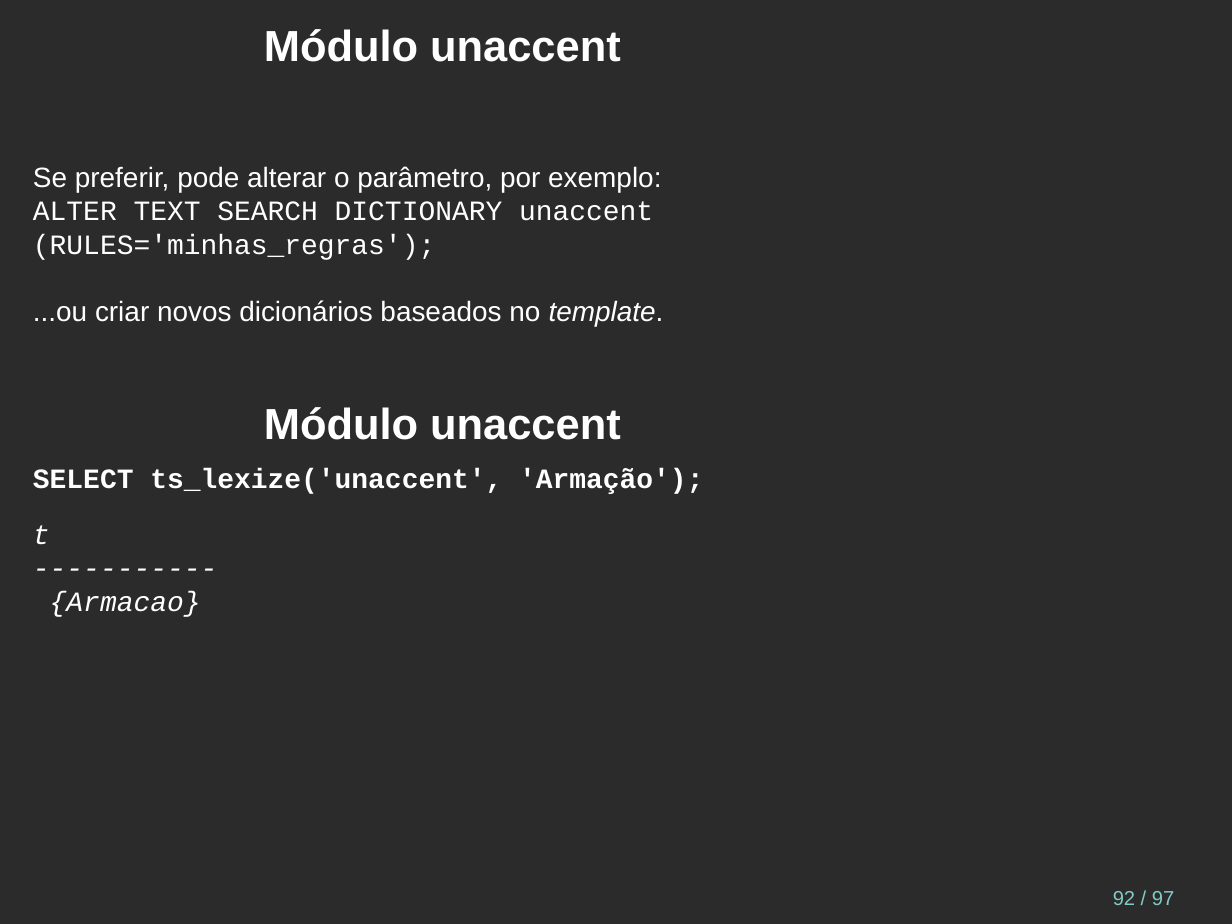
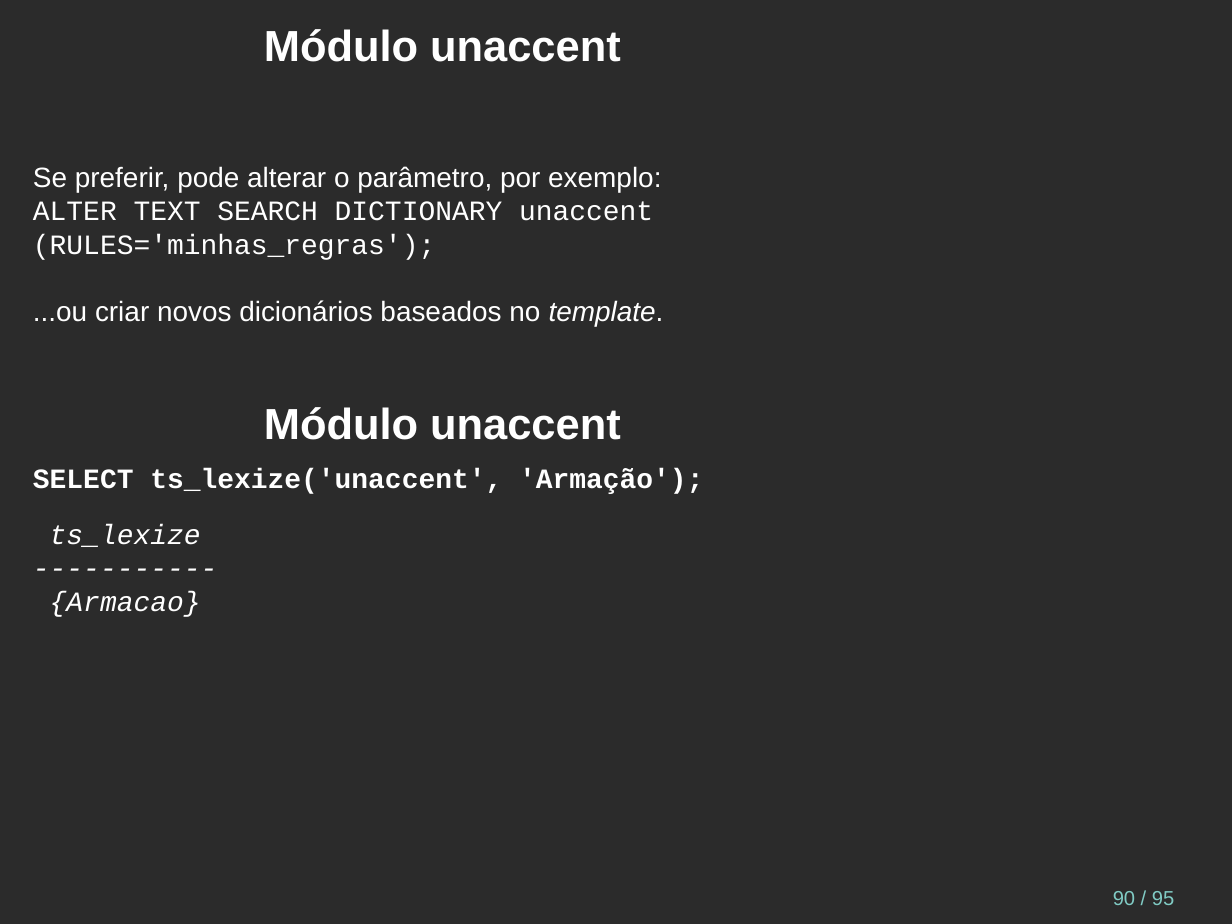
Before and after one commit to juliano777/db_fts, a slide deck: slide 90 of fts_pt-br.odp (slide 92 before the commit). Drawn at 1232x924 pixels with LibreOffice and Linux fonts; fonts in the diff are those of the drawing; background and template pictures are left out; a plain dark background stands for a picture behind light text. Boxes give left, top, right and bottom in pixels: in the first picture for what was removed or moved away, otherwise in the second. Text is boxed around its words. In the diff, an @@ line names an element or a change of style, - is before the commit and + after.

```diff
--- a/fts_pt-br.odp
+++ b/fts_pt-br.odp
@@ text at box(50, 524, 201, 547): text changed @@
-t
+ts_lexize
@@ page number at box(1113, 891, 1174, 905): text changed @@
-92 / 97
+90 / 95
```
Also in this commit, not shown: 10 other slides changed, 2 slides removed, 3 other files.
